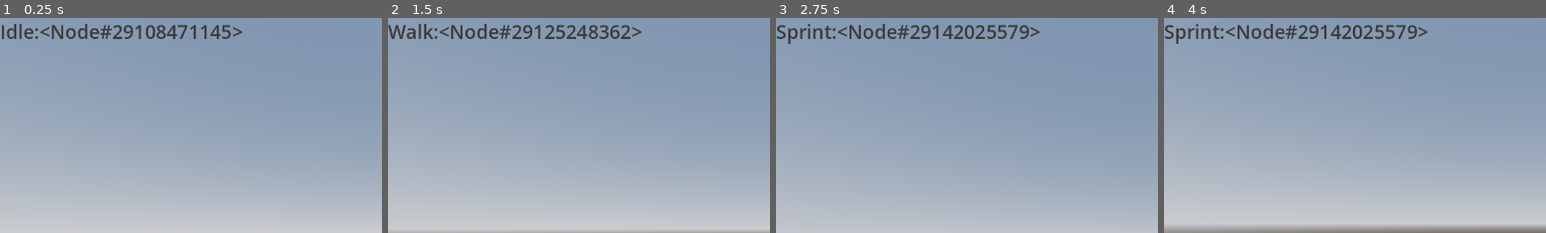
Above: before the commit, frames 1-4 (left to right).
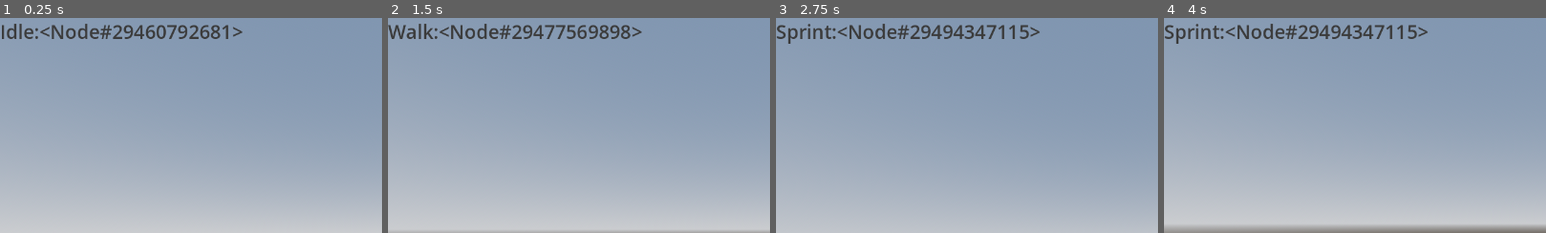
Above: after the commit, the same moments.

Repository: Wet-Hands/Libre-FPS
Game: Godot game, scene res://test_world.tscn
Two runs of this game, one before a commit and one after it. Both use one fixed random seed, a clock stepped at 60 frames per second and the inputs below.
Inputs (mouse positions are % of the whole screen's width and height, from its top left):
- Up to frame 1 (0.25 s): no input
- Up to frame 2 (1.5 s): tap Enter at 0.5 s; move the mouse to (55, 50) at 0.52 s; hold Ctrl (sprint) 0.53-1.28 s; hold W (move_forward) from 0.53 s (still down); tap Space (jump) at 0.77 s; move the mouse to (45, 50) at 1.27 s; tap Ctrl (sprint) at 1.35 s
- Up to frame 3 (2.75 s): keep holding W (move_forward); tap Space (jump) at 1.52 s; move the mouse to (52, 48) at 2.02 s; hold Ctrl (sprint) from 2.03 s (still down)
- Up to frame 4 (4 s): keep holding W (move_forward); tap Space (jump) at 2.75, 3.02, 3.77 s; move the mouse to (49, 52) at 2.77 s; release Ctrl (sprint) at 2.78 s; tap Ctrl (sprint) at 2.85 s; tap Enter at 3.5 s; move the mouse to (57, 51) at 3.52 s; hold Ctrl (sprint) from 3.53 s (still down)
The pictures show only the part of the screen within x 0-50%, y 0-50%; the shares and areas given below are measured in that part.

The runs differ from the first frame. In frame 1, 0.8% of the frame differs, in the area x 35-61%, y 3-10%; in frame 2, 0.8%; in frame 3, 0.9%; in frame 4, 0.9%, in the area x 40-67%, y 3-10%.

Commit message:
Fixed Previous State

Diff:
--- a/player/scripts/movement_states/walk_state.gd
+++ b/player/scripts/movement_states/walk_state.gd
@@ -1,9 +1,7 @@
 extends State
 
-var previous_state : State
 func enter(_previous_state : State) -> void:
 	CAM_ANIMATION.play("walk")
-	previous_state = _previous_state
 
 func physics_update(_delta : float) -> void:
 	#If Player is Not Moving, Change to Idle State
--- a/player/scripts/state.gd
+++ b/player/scripts/state.gd
@@ -2,10 +2,12 @@
 
 @onready var player : CharacterBody3D = self.get_parent().get_parent() #Currently the worst line of code
 @onready var CAM_ANIMATION : AnimationPlayer = $"../CamAnimPlayer"
+
 var state_machine : StateMachine
+var previous_state : State
 
-func enter(previous_state : State) -> void:
-	pass
+func enter(_previous_state : State) -> void:
+	previous_state = _previous_state
 
 func exit() -> void:
 	pass
